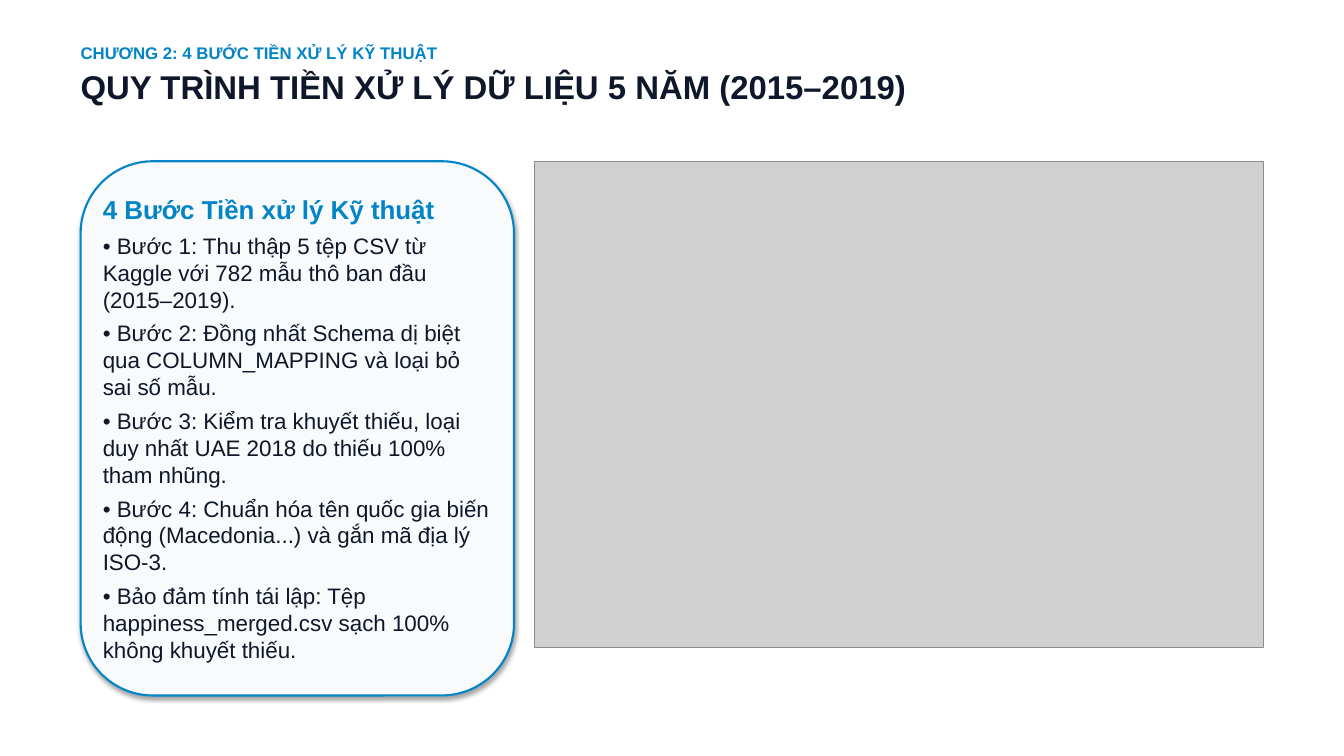
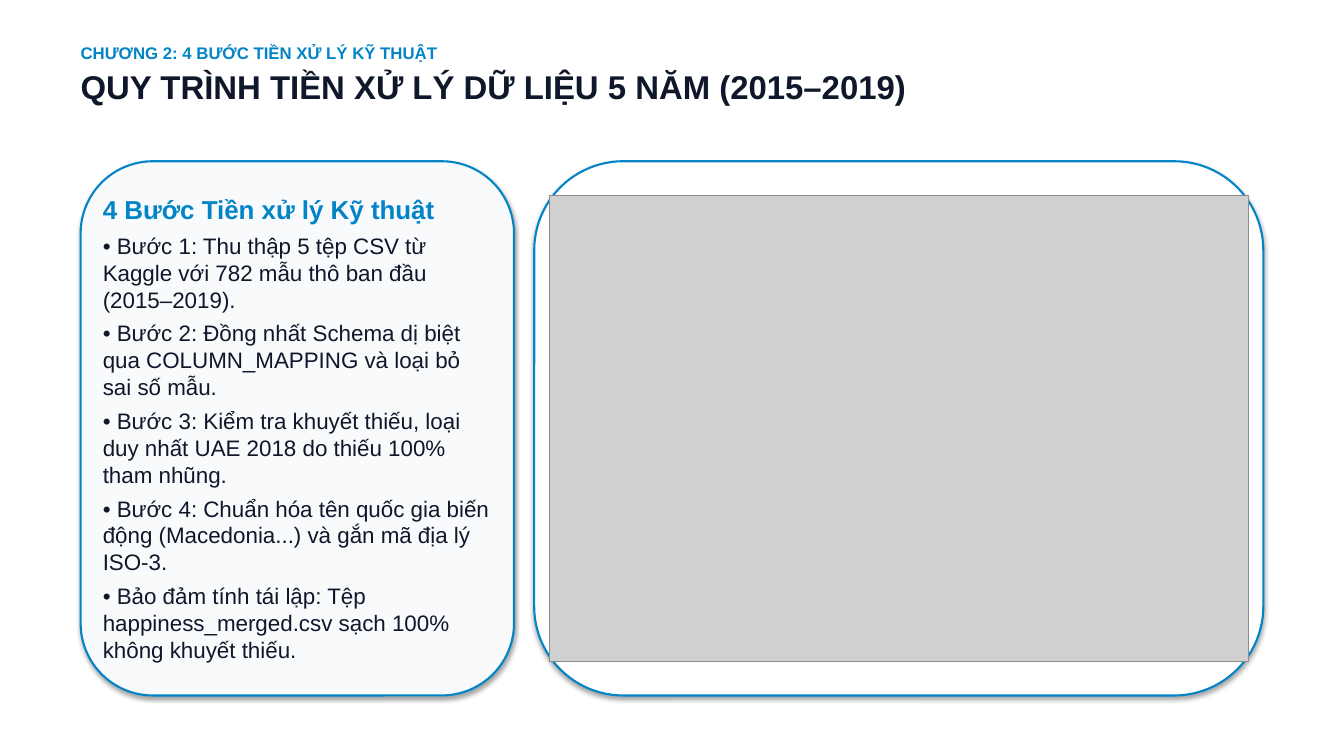
Before and after one commit to mtzwyu/world-happiness-clustering, a slide deck: slide 4 of reports/presentation/Nhom12_BaoCao_Slides.pptx. Drawn at 1344x756 pixels with LibreOffice and Linux fonts; fonts in the diff are those of the drawing; grey boxes stand for pictures. Boxes give left, top, right and bottom in pixels: in the first picture for what was removed or moved away, otherwise in the second. Text is boxed around its words. In the diff, an @@ line names an element or a change of style, - is before the commit and + after.

```diff
--- a/reports/presentation/Nhom12_BaoCao_Slides.pptx
+++ b/reports/presentation/Nhom12_BaoCao_Slides.pptx
@@ rounded rectangle added at <box>534,161,1263,696</box>, fill #FFFFFF, outline #0284C7 1.5 pt @@
@@ picture: place and size @@
-picture at <box>534,161,1263,647</box>
+picture at <box>549,196,1248,661</box>
```
Also in this commit, not shown: 10 other slides changed, 11 other files.
